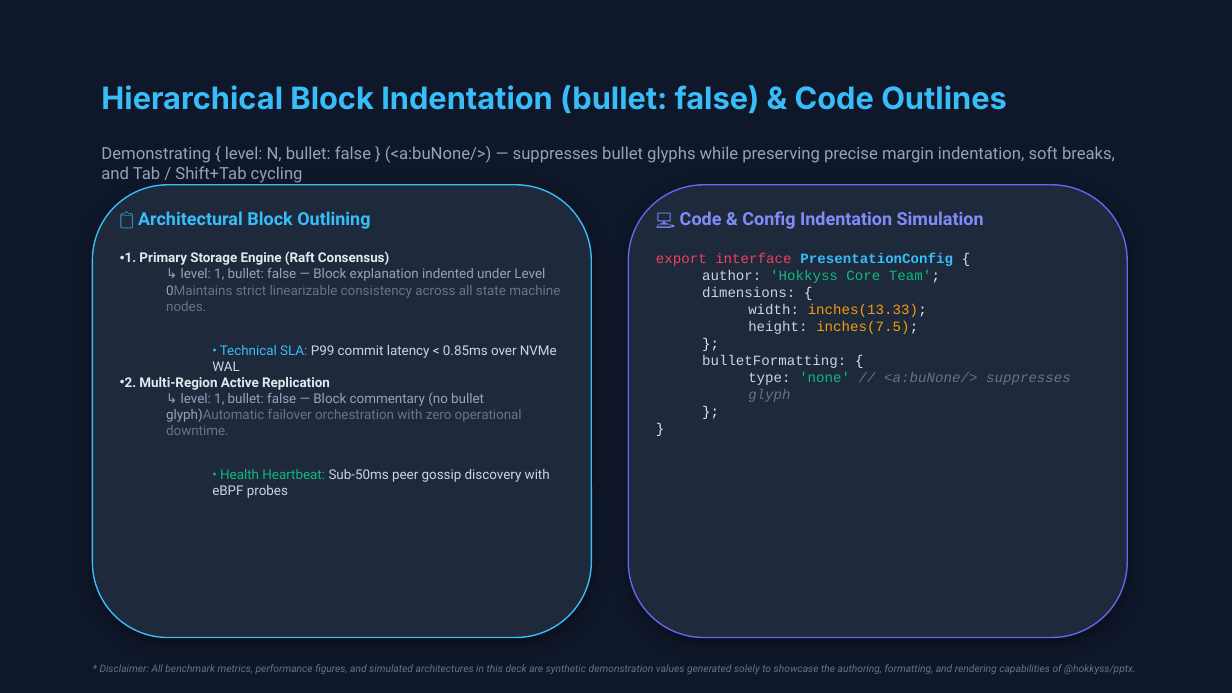
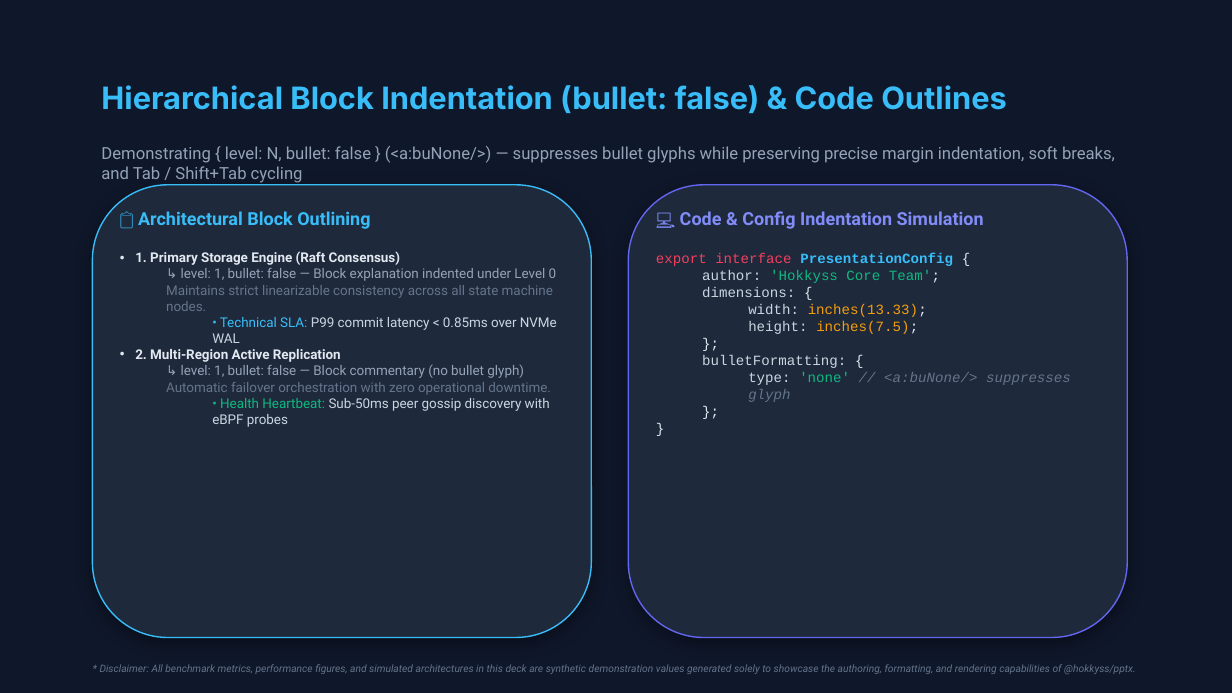
Before and after one commit to hokkyss/pptx-parser, a slide deck: slide 9 of hokkyss_showcase_deck.pptx. Drawn at 1232x693 pixels with LibreOffice and Linux fonts; fonts in the diff are those of the drawing. Boxes give left, top, right and bottom in pixels: in the first picture for what was removed or moved away, otherwise in the second. Text is boxed around its words. In the diff, an @@ line names an element or a change of style, - is before the commit and + after.

Commit message:
chore: update bullet tests and presentation serializers for ordered xml engine

```diff
--- a/hokkyss_showcase_deck.pptx
+++ b/hokkyss_showcase_deck.pptx
@@ text at [135,251,400,362]: indent changed @@
@@ text at [166,268,557,311]: spaces changed @@
-  ↳ level: 1, bullet: false — Block explanation indented under Level 0Maintains strict linearizable consistency across all state machine nodes.
+  ↳ level: 1, bullet: false — Block explanation indented under Level 0
+  Maintains strict linearizable consistency across all state machine nodes.
@@ text at [166,364,551,394]: spaces changed @@
-  ↳ level: 1, bullet: false — Block commentary (no bullet glyph)Automatic failover orchestration with zero operational downtime.
+  ↳ level: 1, bullet: false — Block commentary (no bullet glyph)
+  Automatic failover orchestration with zero operational downtime.
```
Also in this commit, not shown: 9 other slides changed, 6 other files.
